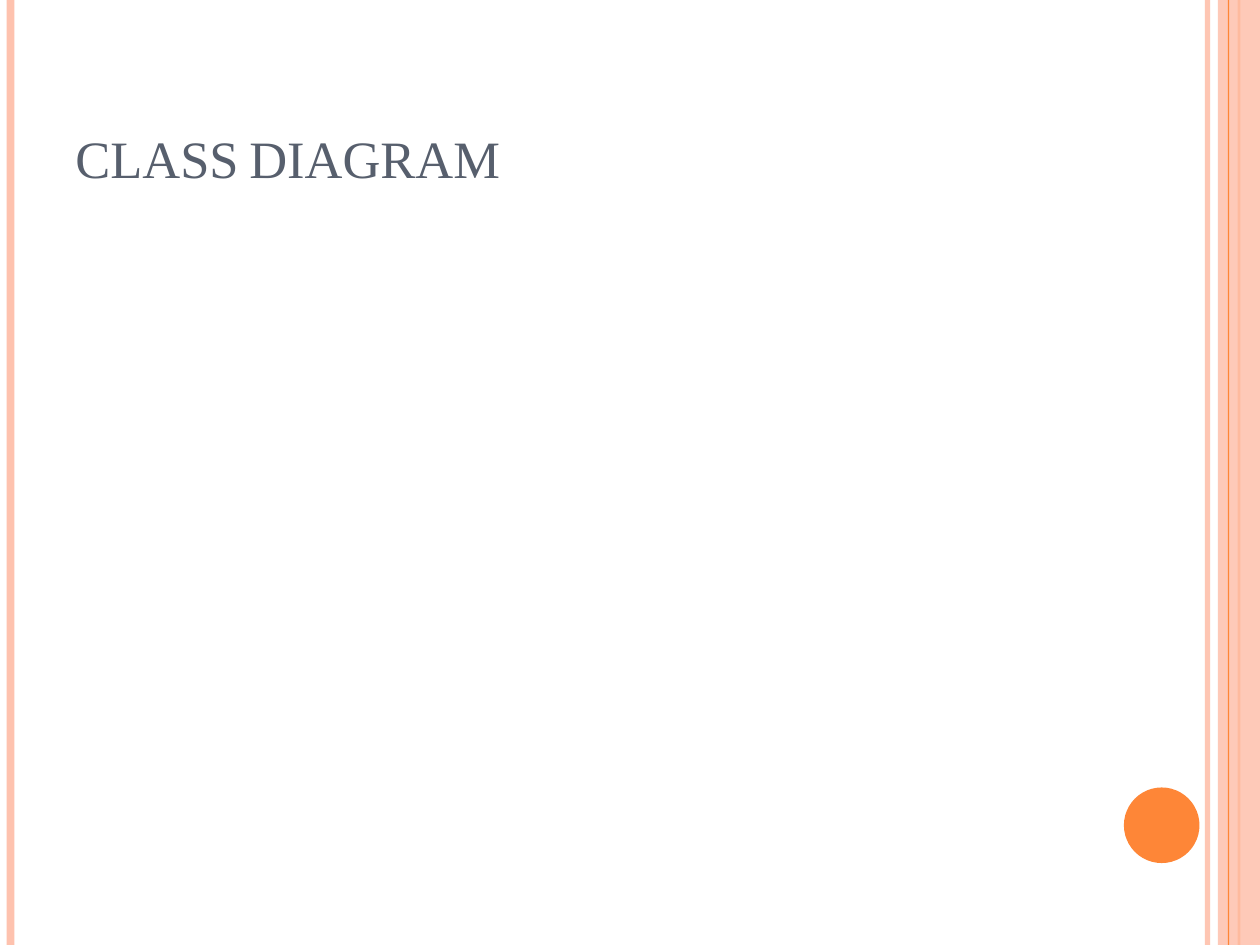
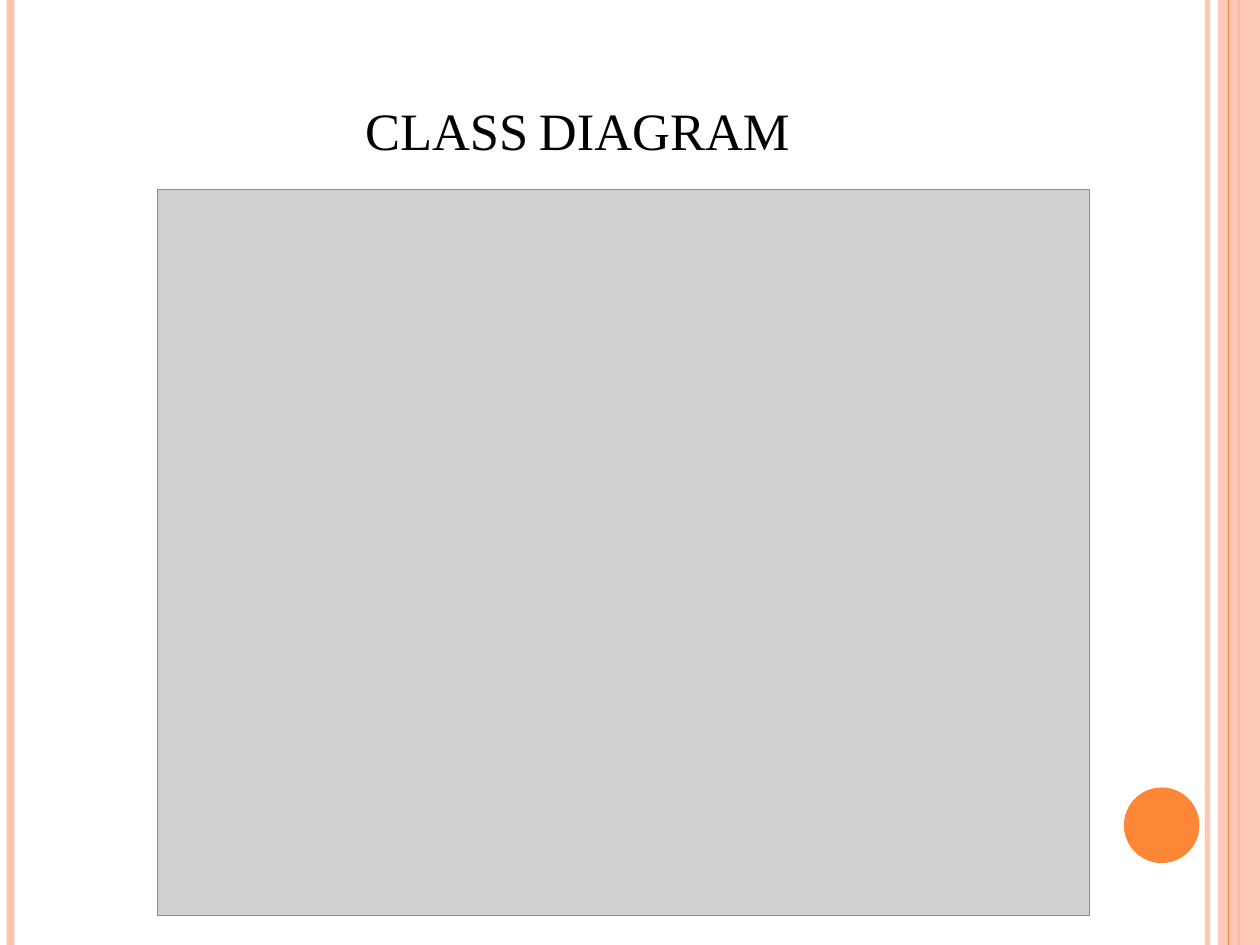
Before and after one commit to deefah/FYPdocument, a slide deck: slide 9 of Final Year Project Design.pptx. Drawn at 1260x945 pixels with LibreOffice and Linux fonts; fonts in the diff are those of the drawing; grey boxes stand for pictures. Boxes give left, top, right and bottom in pixels: in the first picture for what was removed or moved away, otherwise in the second. Text is boxed around its words. In the diff, an @@ line names an element or a change of style, - is before the commit and + after.

Commit message:
nimemaliza design presentation

```diff
--- a/Final Year Project Design.pptx
+++ b/Final Year Project Design.pptx
@@ title "CLASS DIAGRAM" at (365, 115, 790, 151): text colour #575F6D to #000000; alignment left to centre @@
@@ picture added at (158, 189, 1090, 915) @@
```
Also in this commit, not shown: 8 other slides changed, 8 slides added, 3 slides removed, 1 other file.
